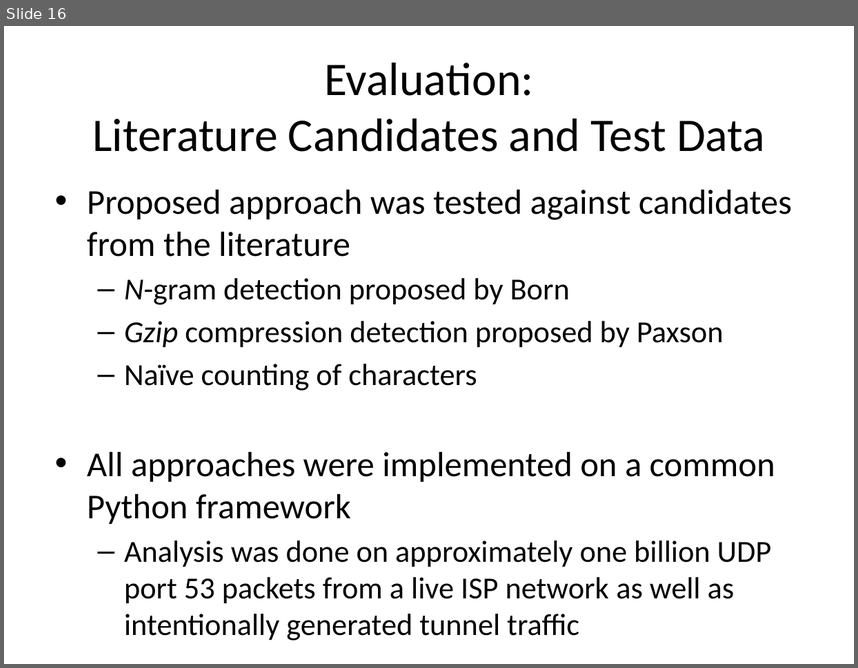
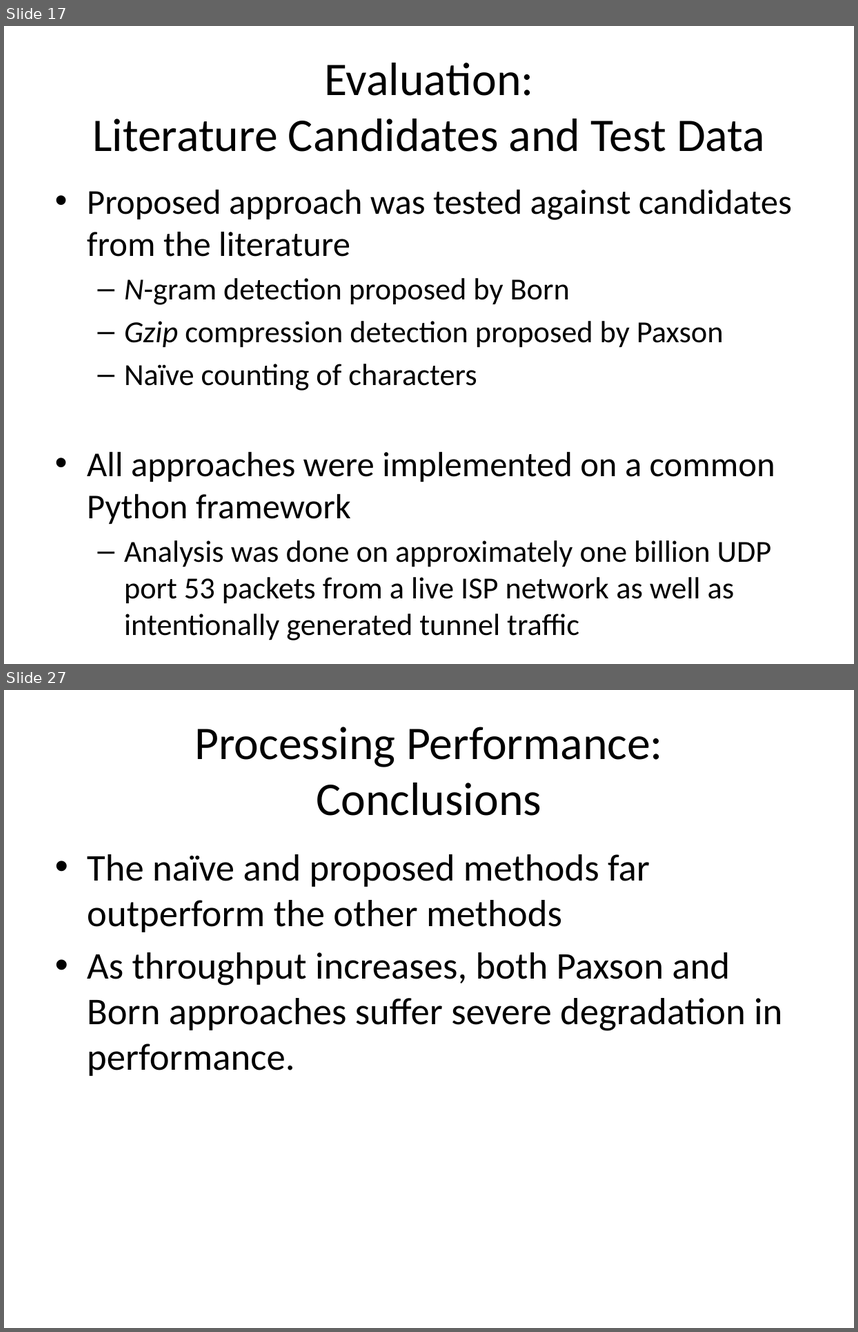
Before and after one commit to Riebart/MSc-Thesis, a slide deck: Defense.pptx. Shown one above the other, each under a label of ours: slide 16 before the commit, slides 17 and 27 after it; the slides between them are not shown. The pictures are 858x668 and 858x1332 pixels, drawn with LibreOffice and Linux fonts; fonts in the diff are those of the drawing. Boxes give left, top, right and bottom in pixels: in the first picture for what was removed or moved away, otherwise in the second. Text is boxed around its words. In the diff, an @@ line names an element or a change of style, - is before the commit and + after.

```diff
--- a/Defense.pptx
+++ b/Defense.pptx
@@ slide 27 added at [4, 690, 854, 1328], background #FFFFFF @@
@@ title added at [194, 727, 663, 816], 39.6 pt, text #000000 @@
+Processing Performance:
+Conclusions
@@ text added at [87, 854, 782, 1076], 32 pt, text #000000 @@
+• The naïve and proposed methods far outperform the other methods
+• As throughput increases, both Paxson and Born approaches suffer severe degradation in performance.
@@ what was slide 16 is now slide 17 @@
```
Also in this commit, not shown: 2 slides changed, 27 other slides added.
